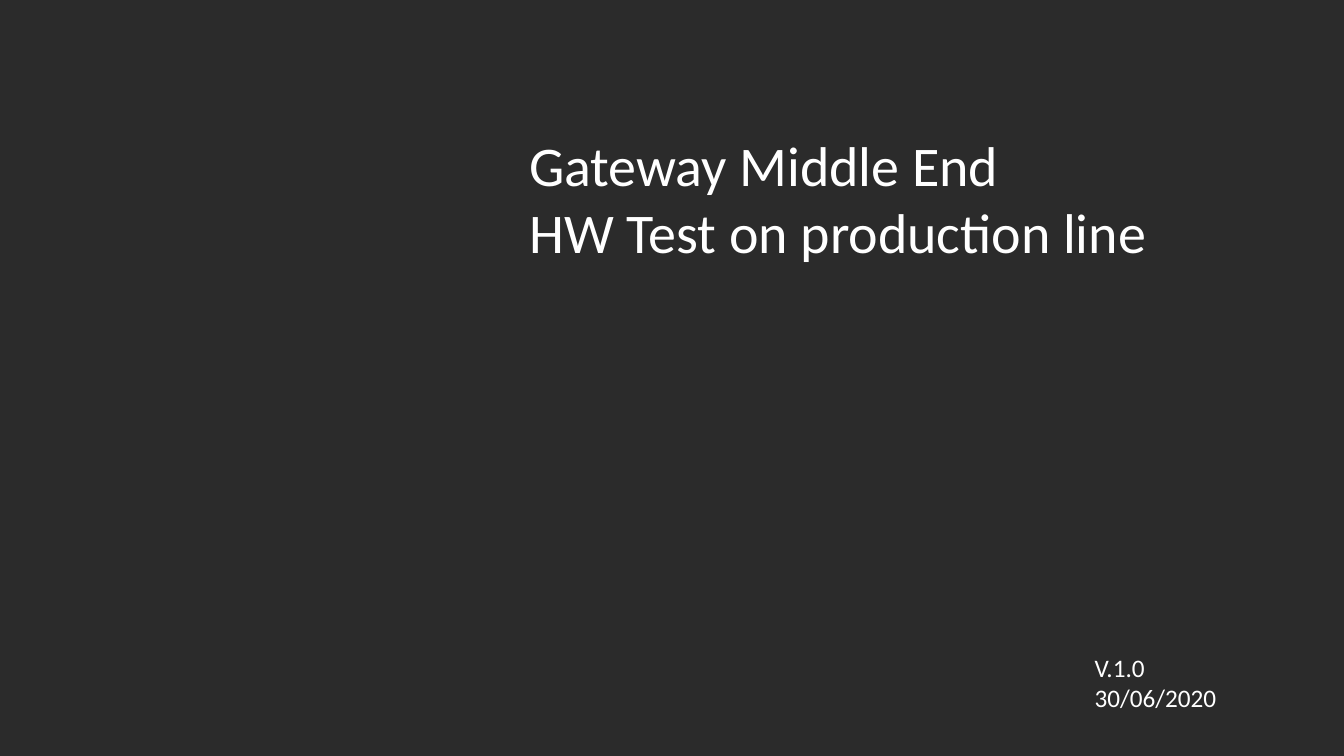
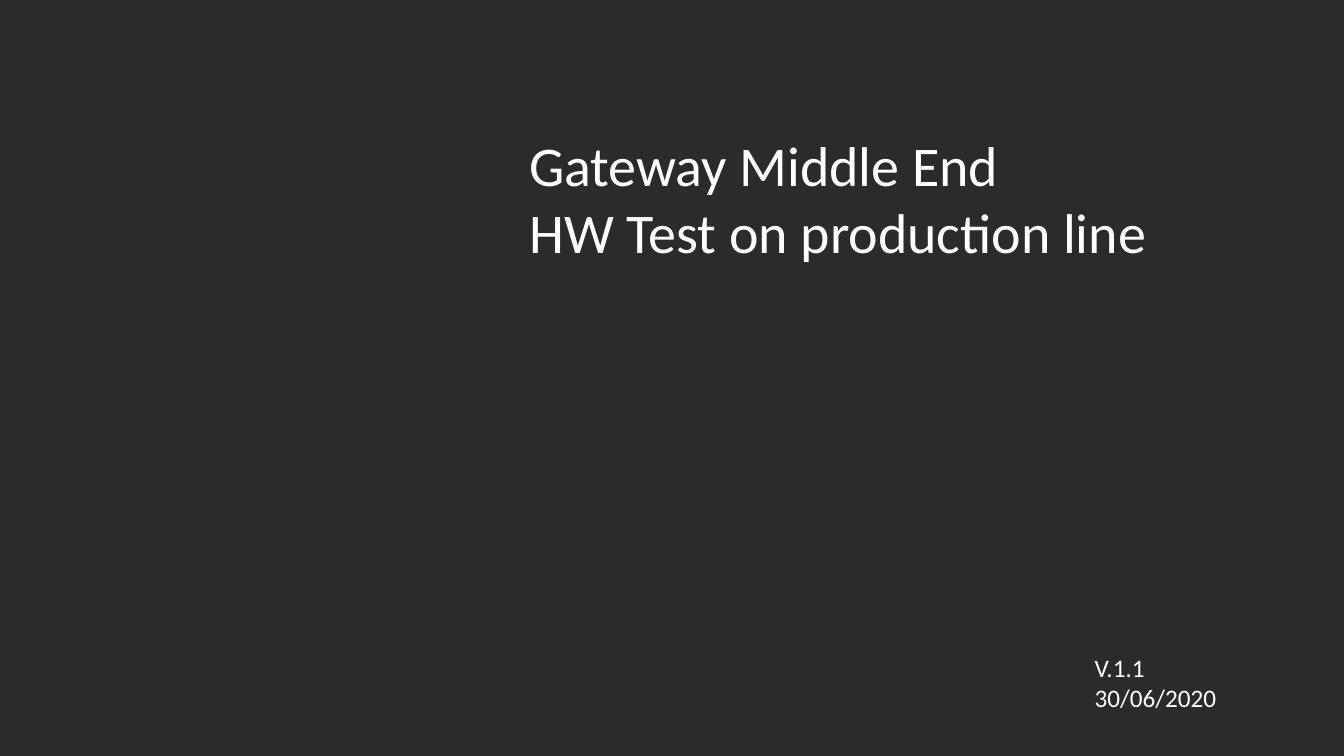
Before and after one commit to accarel/c780_carel_cloud_engine_binary, a slide deck: slide 1 of Utility/USR_Test_HW_Support/Documentation/C780_HW_TEST.pptx. Drawn at 1344x756 pixels with LibreOffice and Linux fonts; fonts in the diff are those of the drawing; background and template pictures are left out; a plain dark background stands for a picture behind light text. Boxes give left, top, right and bottom in pixels: in the first picture for what was removed or moved away, otherwise in the second. Text is boxed around its words. In the diff, an @@ line names an element or a change of style, - is before the commit and + after.

```diff
--- a/Utility/USR_Test_HW_Support/Documentation/C780_HW_TEST.pptx
+++ b/Utility/USR_Test_HW_Support/Documentation/C780_HW_TEST.pptx
@@ text at (1095, 660, 1216, 708): text changed @@
-V.1.0
-30/06/2020
+V.1.1
+30/06/2020
```
Also in this commit, not shown: 2 other slides changed, 1 slide added.
